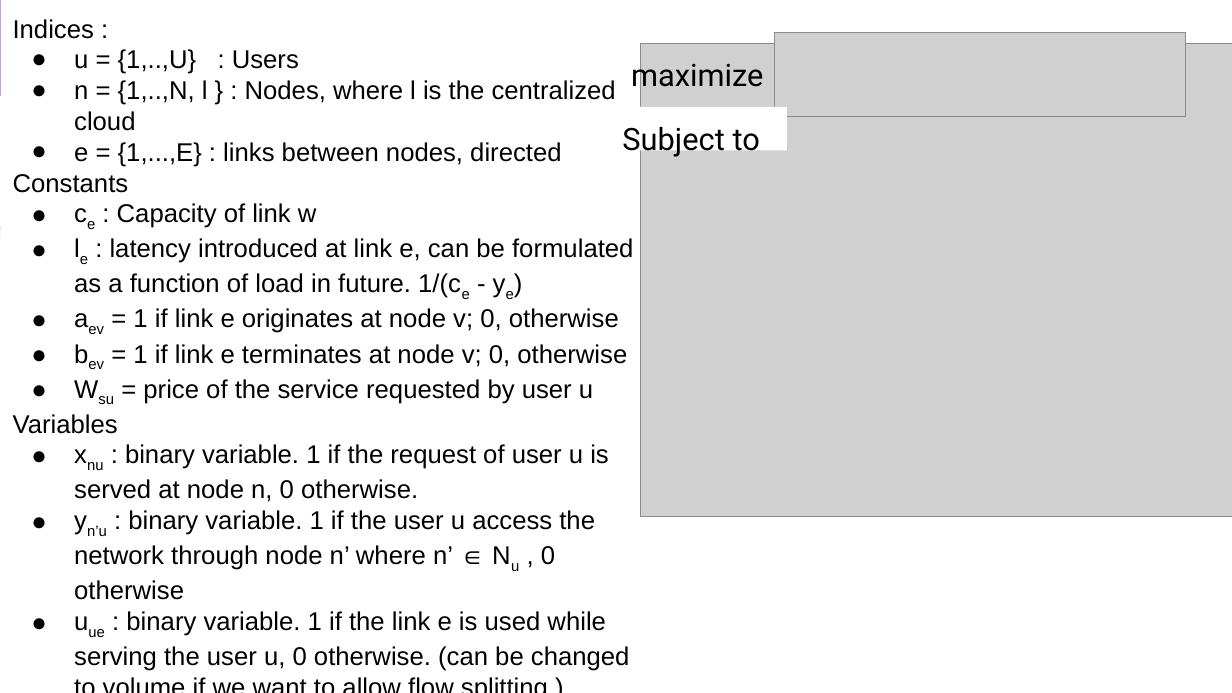
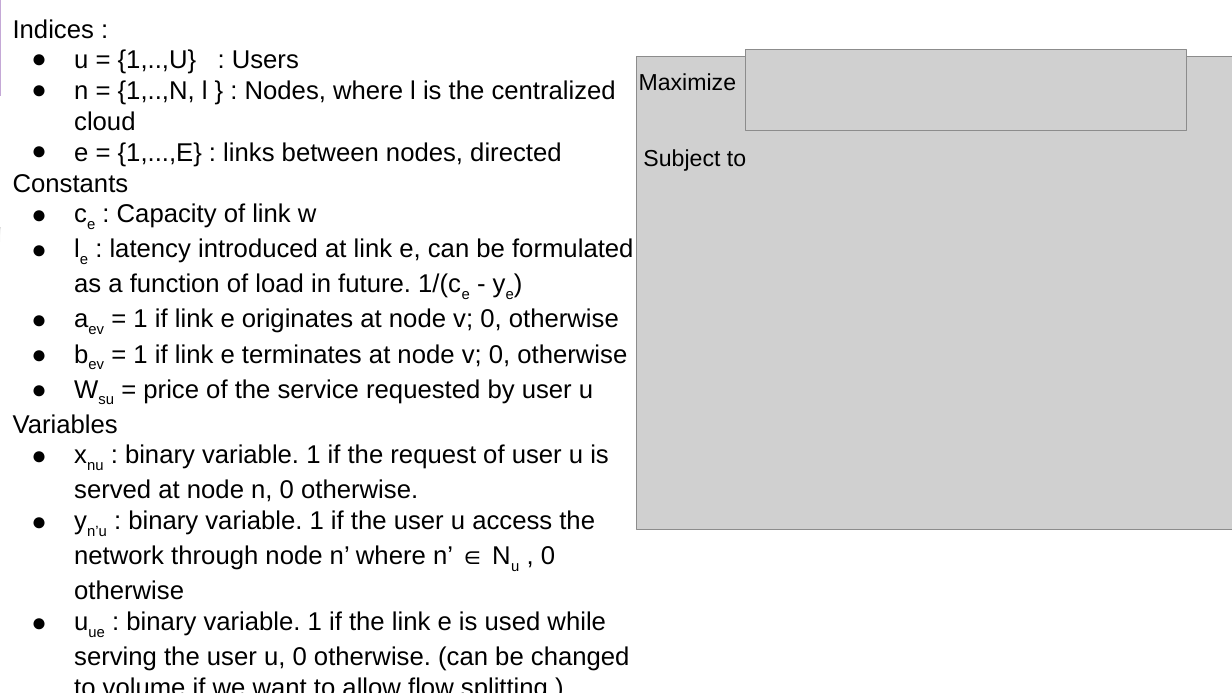
Before and after one commit to mustafafu/mec_request_routing, a slide deck: slide 14 of common_script/FinalPresentation.pptx. Drawn at 1232x693 pixels with LibreOffice and Linux fonts; fonts in the diff are those of the drawing; grey boxes stand for pictures; background and template pictures are left out. Boxes give left, top, right and bottom in pixels: in the first picture for what was removed or moved away, otherwise in the second. Text is boxed around its words. In the diff, an @@ line names an element or a change of style, - is before the commit and + after.

```diff
--- a/common_script/FinalPresentation.pptx
+++ b/common_script/FinalPresentation.pptx
@@ picture: place and size @@
-picture at bbox=[640, 43, 1232, 517]
+picture at bbox=[637, 56, 1232, 530]
@@ picture: place and size @@
-picture at bbox=[775, 32, 1187, 116]
+picture at bbox=[746, 49, 1187, 130]
@@ text at bbox=[639, 73, 736, 90]: text changed; size 24 to 18 pt; font Roboto to Arial @@
-maximize
+Maximize
@@ text "Subject to": place and size @@
-text "Subject to" at bbox=[610, 107, 787, 151]
+text "Subject to" at bbox=[643, 149, 746, 171]
@@ text "Subject to" at bbox=[643, 149, 746, 171]: size 24 to 18 pt, font Roboto to Arial; fill #FFFFFF to none @@
```
Also in this commit, not shown: 5 other slides changed, 1 other file.
